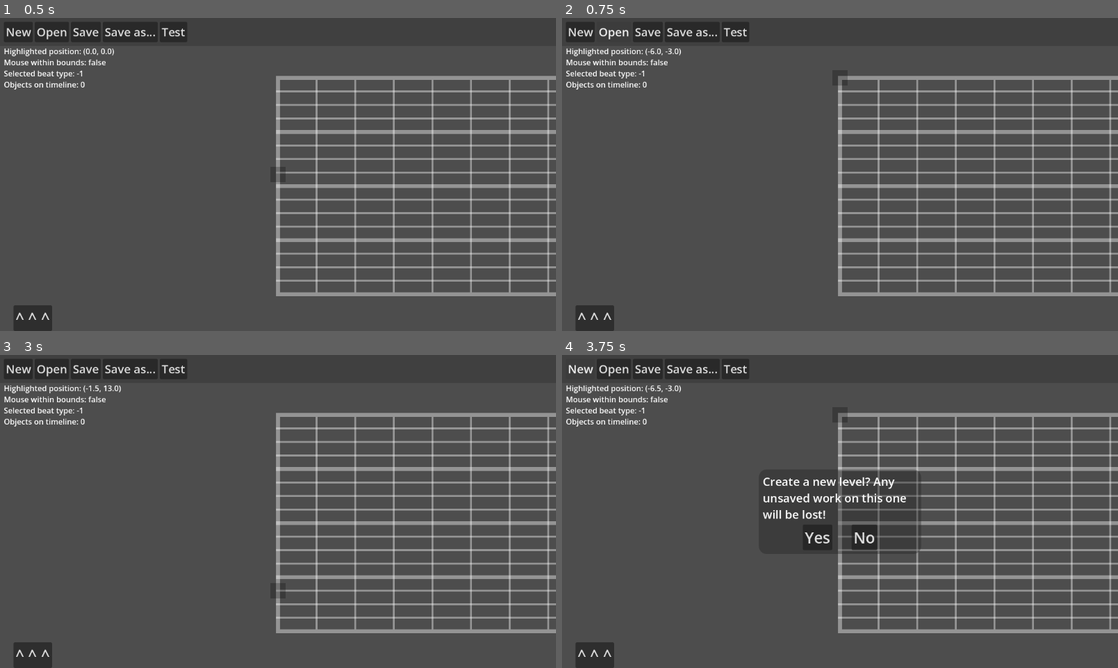
Above: before the commit, frames 1-4 (two rows, left to right).
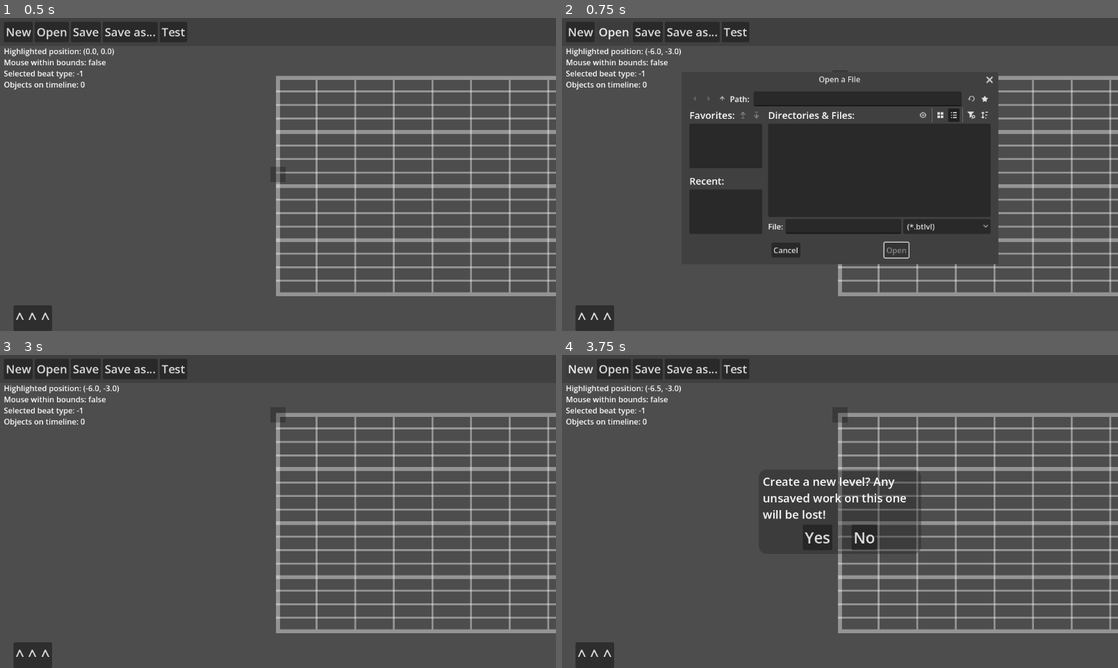
Above: after the commit, the same moments.

Repository: CE-Studio/TripMaker
Game: Godot game, scene res://scenes/editor_beat.tscn
Same seed, same stepped clock (60 frames per second), same inputs: the game is played once before the commit and once after it.
Inputs (mouse positions are in pixels of both pictures, inside the frame that each line leads up to):
- Up to frame 1 (0.5 s): no input
- Up to frame 2 (0.75 s): click "Open" at 0.5 s
- Up to frame 3 (3 s): click "Save" at 1.25 s; click "Save as..." at 2 s; click (222, 586) at 2.75 s, where only the run after the commit has a clickable "Cancel"
- Up to frame 4 (3.75 s): click "New" at 3.5 s

Frame 1 is identical in both runs. In frame 2, 22% of the frame differs, in the area x 22-79%, y 18-79%; in frame 3, 0.1%; in frame 4, nothing differs.

Commit message:
Functional saving

Diff:
--- /dev/null
+++ b/scenes/editors/dialogs/level_open_dialog.tscn
@@ -0,0 +1,12 @@
+[gd_scene format=3 uid="uid://dut1107fogwxn"]
+
+[node name="LevelOpenDialog" type="FileDialog" unique_id=1381413983]
+oversampling_override = 1.0
+title = "Open a File"
+initial_position = 2
+visible = true
+file_mode = 0
+display_mode = 1
+access = 1
+root_subfolder = "levels"
+filters = PackedStringArray("*.btlvl")
--- /dev/null
+++ b/scenes/editors/dialogs/level_save_dialog.tscn
@@ -0,0 +1,10 @@
+[gd_scene format=3 uid="uid://b58atpeyvuigk"]
+
+[node name="LevelSaveDialog" type="FileDialog" unique_id=1381413983]
+oversampling_override = 1.0
+initial_position = 2
+visible = true
+display_mode = 1
+access = 1
+root_subfolder = "levels"
+filters = PackedStringArray("*.btlvl")
--- a/scenes/editors/editor_ui.tscn
+++ b/scenes/editors/editor_ui.tscn
@@ -61,11 +61,16 @@
 theme_override_font_sizes/font_size = 24
 text = "Test"
 
+[node name="VSeparator" type="VSeparator" parent="TopPanelContainer/Buttons" unique_id=2089496568]
+modulate = Color(1, 1, 1, 0)
+layout_mode = 2
+theme_override_constants/separation = 12
+
 [node name="SavedLevel" type="RichTextLabel" parent="TopPanelContainer/Buttons" unique_id=1575967952]
 layout_mode = 2
 size_flags_horizontal = 3
 theme_override_font_sizes/normal_font_size = 24
-text = "Untitled.json"
+text = "Untitled.btlvl"
 fit_content = true
 vertical_alignment = 2
 
--- /dev/null
+++ b/scenes/editors/menu_panels/panel_overwrite_lvl.tscn
@@ -0,0 +1,64 @@
+[gd_scene format=3 uid="uid://cwu7be5yb7i8g"]
+
+[ext_resource type="Script" uid="uid://c344q8kxuksno" path="res://scripts/editors/menu_panels/panel_overwrite_lvl.gd" id="1_vongj"]
+
+[sub_resource type="StyleBoxFlat" id="StyleBoxFlat_q54lg"]
+content_margin_left = 8.0
+content_margin_top = 8.0
+content_margin_right = 8.0
+content_margin_bottom = 8.0
+bg_color = Color(0.1254902, 0.1254902, 0.1254902, 0.37254903)
+corner_radius_top_left = 16
+corner_radius_top_right = 16
+corner_radius_bottom_right = 16
+corner_radius_bottom_left = 16
+
+[node name="PanelOverwriteLvl" type="PanelContainer" unique_id=2087422717 node_paths=PackedStringArray("text")]
+anchors_preset = 8
+anchor_left = 0.5
+anchor_top = 0.5
+anchor_right = 0.5
+anchor_bottom = 0.5
+offset_left = -20.0
+offset_top = -20.0
+offset_right = 20.0
+offset_bottom = 20.0
+grow_horizontal = 2
+grow_vertical = 2
+theme_override_styles/panel = SubResource("StyleBoxFlat_q54lg")
+script = ExtResource("1_vongj")
+text = NodePath("VBoxContainer/RichTextLabel")
+
+[node name="VBoxContainer" type="VBoxContainer" parent="." unique_id=839315968]
+layout_mode = 2
+
+[node name="RichTextLabel" type="RichTextLabel" parent="VBoxContainer" unique_id=169918457]
+custom_minimum_size = Vector2(480, 0)
+layout_mode = 2
+size_flags_vertical = 3
+theme_override_font_sizes/normal_font_size = 24
+bbcode_enabled = true
+text = "\"%s\" already exists. Are you sure you want to overwrite an existing level?"
+fit_content = true
+
+[node name="HBoxContainer" type="HBoxContainer" parent="VBoxContainer" unique_id=2059546782]
+layout_mode = 2
+alignment = 1
+
+[node name="Yes" type="Button" parent="VBoxContainer/HBoxContainer" unique_id=473361320]
+layout_mode = 2
+theme_override_font_sizes/font_size = 32
+text = "Yes"
+
+[node name="VSeparator" type="VSeparator" parent="VBoxContainer/HBoxContainer" unique_id=1250179847]
+self_modulate = Color(1, 1, 1, 0)
+layout_mode = 2
+theme_override_constants/separation = 32
+
+[node name="No" type="Button" parent="VBoxContainer/HBoxContainer" unique_id=1398795551]
+layout_mode = 2
+theme_override_font_sizes/font_size = 32
+text = "No"
+
+[connection signal="pressed" from="VBoxContainer/HBoxContainer/Yes" to="." method="_on_yes"]
+[connection signal="pressed" from="VBoxContainer/HBoxContainer/No" to="." method="_on_no"]
--- /dev/null
+++ b/scenes/editors/menu_panels/panel_save_as.tscn
@@ -0,0 +1,86 @@
+[gd_scene format=3 uid="uid://e17vtq3wiqlh"]
+
+[ext_resource type="Script" uid="uid://bvdodmyktcyvf" path="res://scripts/editors/menu_panels/panel_save_as.gd" id="1_3ohbw"]
+
+[sub_resource type="StyleBoxFlat" id="StyleBoxFlat_q54lg"]
+content_margin_left = 8.0
+content_margin_top = 8.0
+content_margin_right = 8.0
+content_margin_bottom = 8.0
+bg_color = Color(0.1254902, 0.1254902, 0.1254902, 0.37254903)
+corner_radius_top_left = 16
+corner_radius_top_right = 16
+corner_radius_bottom_right = 16
+corner_radius_bottom_left = 16
+
+[node name="PanelSaveAs" type="PanelContainer" unique_id=2087422717 node_paths=PackedStringArray("field")]
+anchors_preset = 8
+anchor_left = 0.5
+anchor_top = 0.5
+anchor_right = 0.5
+anchor_bottom = 0.5
+offset_left = -20.0
+offset_top = -20.0
+offset_right = 20.0
+offset_bottom = 20.0
+grow_horizontal = 2
+grow_vertical = 2
+theme_override_styles/panel = SubResource("StyleBoxFlat_q54lg")
+script = ExtResource("1_3ohbw")
+field = NodePath("VBoxContainer/FieldContainer/TextEdit")
+
+[node name="VBoxContainer" type="VBoxContainer" parent="." unique_id=839315968]
+layout_mode = 2
+
+[node name="RichTextLabel" type="RichTextLabel" parent="VBoxContainer" unique_id=169918457]
+custom_minimum_size = Vector2(320, 0)
+layout_mode = 2
+size_flags_vertical = 3
+theme_override_font_sizes/normal_font_size = 24
+bbcode_enabled = true
+text = "Save level as..."
+fit_content = true
+
+[node name="FieldContainer" type="HBoxContainer" parent="VBoxContainer" unique_id=957561275]
+layout_mode = 2
+alignment = 1
+
+[node name="TextEdit" type="TextEdit" parent="VBoxContainer/FieldContainer" unique_id=976112608]
+custom_minimum_size = Vector2(256, 48)
+layout_mode = 2
+theme_override_font_sizes/font_size = 24
+placeholder_text = "Level"
+
+[node name="RichTextLabel" type="RichTextLabel" parent="VBoxContainer/FieldContainer" unique_id=356932850]
+modulate = Color(0.7962427, 0.79624313, 0.7962429, 1)
+custom_minimum_size = Vector2(64, 0)
+layout_mode = 2
+size_flags_vertical = 3
+theme_override_font_sizes/normal_font_size = 24
+bbcode_enabled = true
+text = ".btlvl"
+fit_content = true
+scroll_active = false
+vertical_alignment = 1
+
+[node name="ButtonContainer" type="HBoxContainer" parent="VBoxContainer" unique_id=2059546782]
+layout_mode = 2
+alignment = 1
+
+[node name="Save" type="Button" parent="VBoxContainer/ButtonContainer" unique_id=473361320]
+layout_mode = 2
+theme_override_font_sizes/font_size = 32
+text = "Save"
+
+[node name="VSeparator" type="VSeparator" parent="VBoxContainer/ButtonContainer" unique_id=1250179847]
+self_modulate = Color(1, 1, 1, 0)
+layout_mode = 2
+theme_override_constants/separation = 32
+
+[node name="Cancel" type="Button" parent="VBoxContainer/ButtonContainer" unique_id=1398795551]
+layout_mode = 2
+theme_override_font_sizes/font_size = 32
+text = "Cancel"
+
+[connection signal="pressed" from="VBoxContainer/ButtonContainer/Save" to="." method="_on_save"]
+[connection signal="pressed" from="VBoxContainer/ButtonContainer/Cancel" to="." method="_on_cancel"]
--- a/scripts/editors/editor_beat.gd
+++ b/scripts/editors/editor_beat.gd
@@ -47,9 +47,13 @@
 @export var file_handler:FileHandler
 @export var highlight:Highlight
 @export var camera:Camera2D
-@export var ui:Control
+@export var ui:EditorUI
 @export var beat_group:Node2D
 @export var beat_object:PackedScene
+
+signal edit_made
+signal object_placed
+signal object_removed
 #endregion
 
 
@@ -109,6 +113,8 @@
 		new_obj._process(0.0)
 		objects.append(new_obj)
 		#print("Placed new object of type %s at %s" % [type, pos])
+		edit_made.emit()
+		object_placed.emit()
 
 
 func remove_obj(pos:Vector2 = highlighted_position) -> void:
@@ -118,6 +124,8 @@
 	if obj:
 		objects.remove_at(last_found_i)
 		obj.queue_free()
+		edit_made.emit()
+		object_removed.emit()
 
 
 #func update_cam_max() -> void:
@@ -141,3 +149,4 @@
 		i.queue_free()
 	objects.clear()
 	file_handler.last_loaded_path = ""
+	ui.set_saved_label_text("")
--- a/scripts/editors/editor_ui.gd
+++ b/scripts/editors/editor_ui.gd
@@ -8,6 +8,9 @@
 		if active_build_panel:
 			return active_build_panel.panel_visible
 		return false
+
+var last_save_label:String = ""
+var level_unsaved:bool = false
 
 static var instance:EditorUI
 
@@ -25,6 +28,8 @@
 func _ready() -> void:
 	instance = self
 	saved_label.text = ""
+	if main_scene:
+		main_scene.edit_made.connect(_on_edit_made)
 
 
 func _process(_delta: float) -> void:
@@ -37,11 +42,23 @@
 		)
 
 
-func set_saved_label_text(path:String) -> void:
+func set_saved_label_text(path:String, unsaved:bool = false) -> void:
+	level_unsaved = false
 	if path.strip_edges() == "":
+		saved_label.text = ""
+		last_save_label = ""
 		return
 	var path_parts:PackedStringArray = path.split("/")
 	saved_label.text = path_parts[path_parts.size() - 1]
+	last_save_label = path_parts[path_parts.size() - 1]
+	if unsaved:
+		saved_label.text = "*" + saved_label.text
+		level_unsaved = true
+
+
+func _on_edit_made() -> void:
+	if not level_unsaved and last_save_label != "":
+		set_saved_label_text(last_save_label, true)
 
 
 func _on_new_pressed() -> void:
@@ -54,19 +71,24 @@
 func _on_open_pressed() -> void:
 	if not Statics.editor_accepts_inputs:
 		return
-	pass
+	add_child(load("uid://dut1107fogwxn").instantiate())
 
 
 func _on_save_pressed() -> void:
 	if not Statics.editor_accepts_inputs:
 		return
-	pass
+	var file:FileHandler = EditorBeat.instance.file_handler
+	if file.last_loaded_path != "":
+		file.save_level(file.last_loaded_path, EditorBeat.instance.objects)
+	else:
+		_on_save_as_pressed()
 
 
 func _on_save_as_pressed() -> void:
 	if not Statics.editor_accepts_inputs:
 		return
-	pass
+	Statics.editor_accepts_inputs = false
+	add_child(load("uid://e17vtq3wiqlh").instantiate())
 
 
 func _on_test_pressed() -> void:
--- /dev/null
+++ b/scripts/editors/menu_panels/panel_overwrite_lvl.gd
@@ -0,0 +1,21 @@
+extends PanelContainer
+
+
+var lvl_name:String = "Level"
+@export var text:RichTextLabel
+@onready var file:FileHandler = EditorBeat.instance.file_handler
+
+
+func _ready() -> void:
+	if text:
+		text.text = text.text % (lvl_name + FileHandler.LEVEL_EXT)
+
+
+func _on_yes() -> void:
+	file.save_level(lvl_name, EditorBeat.instance.objects)
+	queue_free()
+
+
+func _on_no() -> void:
+	EditorUI.instance.add_child(load("uid://e17vtq3wiqlh").instantiate())
+	queue_free()
--- /dev/null
+++ b/scripts/editors/menu_panels/panel_save_as.gd
@@ -0,0 +1,30 @@
+extends PanelContainer
+
+
+var default:String = "Level"
+@export var field:TextEdit
+@onready var file:FileHandler = EditorBeat.instance.file_handler
+
+
+func _ready() -> void:
+	if field:
+		default = field.placeholder_text
+
+
+func _on_save() -> void:
+	var lvl_name:String = field.text
+	if lvl_name.strip_edges() == "":
+		lvl_name = default
+	var exists:bool = file.level_exists_in_main_folder(lvl_name)
+	if exists:
+		var overwrite_panel:PanelContainer = load("uid://cwu7be5yb7i8g").instantiate()
+		overwrite_panel.lvl_name = lvl_name
+		EditorUI.instance.add_child(overwrite_panel)
+	else:
+		file.save_level(lvl_name, EditorBeat.instance.objects)
+	_on_cancel()
+
+
+func _on_cancel() -> void:
+	Statics.editor_accepts_inputs = true
+	queue_free()
--- a/scripts/file_handler.gd
+++ b/scripts/file_handler.gd
@@ -6,13 +6,13 @@
 const LEVEL_PATH:String = "user://levels/"
 const LEVEL_EXT:String = ".btlvl"
 
-const BASE_DICT:Dictionary = {
+var BASE_DICT:Dictionary = {
 	&"name": "Untitled",
 	&"author": "Unknown",
 	&"game_ver": "0.1.0",
 	&"sections": []
 }
-const SECTION_DICT:Dictionary = {
+var SECTION_DICT:Dictionary = {
 	&"id": 0,
 	&"type": "beat",
 	&"beats": []
@@ -35,10 +35,21 @@
 		new_section[&"beats"].append("0:%s;1:%s;2:%s" % [i.beat, i.type, i.y])
 	new_dict[&"sections"].append(new_section)
 
-	var file := FileAccess.open(LEVEL_PATH + lvl_name + LEVEL_EXT, FileAccess.READ_WRITE)
+	new_dict[&"name"] = lvl_name
+	var file := FileAccess.open(LEVEL_PATH + lvl_name + LEVEL_EXT, FileAccess.WRITE)
 	file.store_string(JSON.stringify(new_dict, "\t", false))
 	file.close()
+	last_loaded_path = lvl_name
+	EditorUI.instance.set_saved_label_text(lvl_name + LEVEL_EXT)
 
 
-func load_level(path:String):
+func load_level(_path:String):
 	pass
+
+
+func level_exists_at_path(path:String) -> bool:
+	return FileAccess.file_exists(path)
+
+
+func level_exists_in_main_folder(lvl_name:String) -> bool:
+	return level_exists_at_path(lvl_name.join([LEVEL_PATH, LEVEL_EXT]))
Not shown, added: scripts/editors/menu_panels/panel_overwrite_lvl.gd.uid
Not shown, added: scripts/editors/menu_panels/panel_save_as.gd.uid
